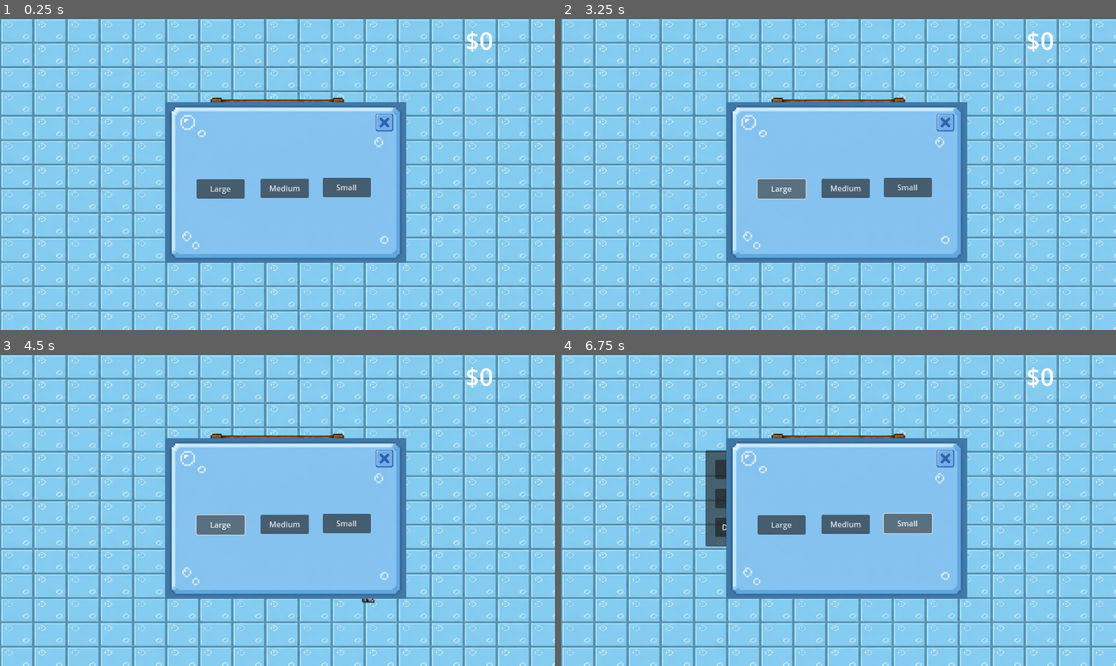
Above: before the commit, frames 1-4 (two rows, left to right).
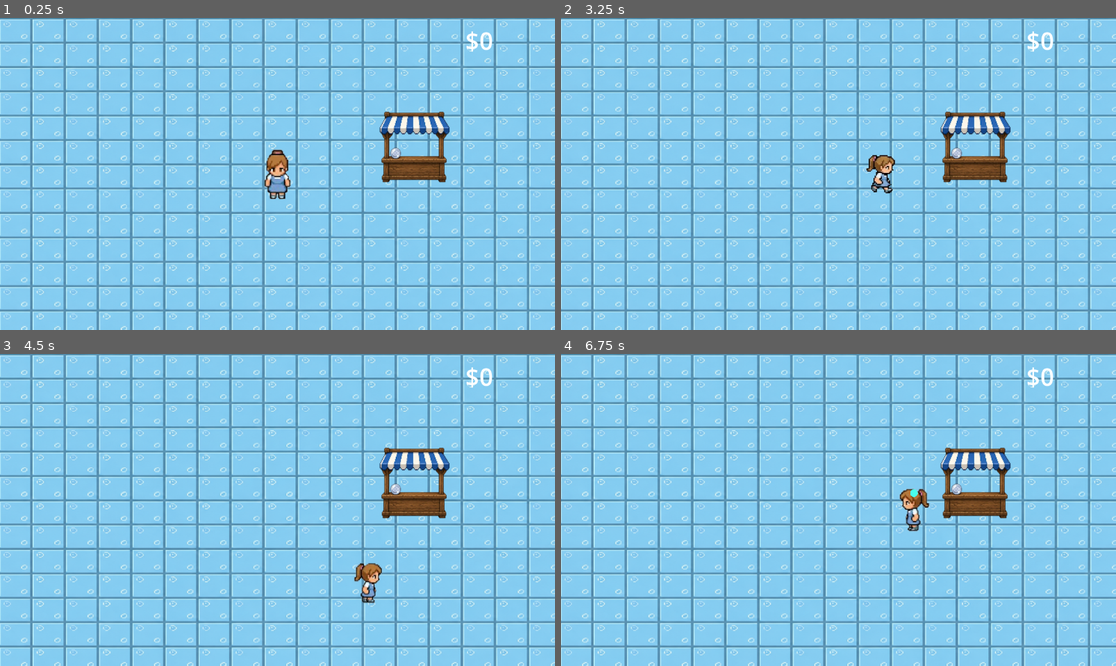
Above: after the commit, the same moments.

Repository: SofiiaKozlova/Bubble-Farm
Game: Godot game, scene res://scenes/Main.tscn
The game is run twice, just before and just after one commit, with the same random seed, the same clock (stepped at 60 frames per second) and the same inputs.
Inputs (mouse positions are in pixels of both pictures, inside the frame that each line leads up to; where the layout moved, square brackets give the same spot in the first picture):
- Up to frame 1 (0.25 s): no input
- Up to frame 2 (3.25 s): click (905, 186) at 0.5 s, where only the run before the commit has a clickable "Small"; click (844, 189) at 1.25 s, where only the run before the commit has a clickable "Medium"; click (783, 189) at 2 s, where only the run before the commit has a clickable "Large"; tap Enter at 2.75 s; hold Right (ui_right) from 2.78 s (still down); tap E (interact) at 2.85 s
- Up to frame 3 (4.5 s): release Right (ui_right) at 3.53 s; hold Down (ui_down) 3.53-4.28 s; tap E (interact) at 3.6, 4.35 s; hold Right (ui_right) from 4.28 s (still down)
- Up to frame 4 (6.75 s): release Right (ui_right) at 5.03 s; hold Up (ui_up) 5.03-5.78 s; tap E (interact) at 5.1, 5.85 s; hold Left (ui_left) 5.78-6.5 s; click (905, 516) [905, 522] at 6.5 s

The runs differ from the first frame. In frame 1, 27% of the frame differs, in the area x 0-100%, y 0-100%; in frame 2, 27%; in frame 3, 27%; in frame 4, 28%.
Error before the commit: Trying to assign value of type 'Sprite2D' to a variable of type 'Panel'. (res://scripts/BubbleStation.gd:7)

Commit message:
Update Godot project

Diff:
--- a/scenes/BubbleStation.tscn
+++ b/scenes/BubbleStation.tscn
@@ -1,19 +1,102 @@
-[gd_scene load_steps=11 format=3 uid="uid://exriuqnijb1a"]
+[gd_scene load_steps=54 format=3 uid="uid://exriuqnijb1a"]
 
 [ext_resource type="Script" uid="uid://cbw24pwsvv23m" path="res://scripts/BubbleStation.gd" id="1_script"]
 [ext_resource type="PackedScene" uid="uid://bq3v5c5hkx55h" path="res://scenes/Bubble.tscn" id="2_bubble"]
 [ext_resource type="Texture2D" uid="uid://cfw4wnomwdgkv" path="res://assets/BubbleStation.png" id="3_e5uq8"]
 [ext_resource type="Texture2D" uid="uid://cw3ll6brvkwil" path="res://assets/Panel.png" id="4_4h7jg"]
 [ext_resource type="Texture2D" uid="uid://i2longp8ptt1" path="res://assets/cross.png" id="5_e5dls"]
+[ext_resource type="Texture2D" uid="uid://d230qcgffk48p" path="res://assets/BubbleStation_smallbutton.png" id="5_sx2f2"]
+[ext_resource type="Texture2D" uid="uid://j04eud8kjogi" path="res://assets/BubbleStation_middlebutton.png" id="6_vrk30"]
+[ext_resource type="Texture2D" uid="uid://dj6k2ajne1044" path="res://assets/BubbleStation_largebutton.png" id="7_km8ng"]
 
 [sub_resource type="RectangleShape2D" id="RectangleShape2D_interaction"]
-size = Vector2(266, 313)
+size = Vector2(142, 151)
+
+[sub_resource type="StyleBoxEmpty" id="StyleBoxEmpty_3fntp"]
+
+[sub_resource type="StyleBoxEmpty" id="StyleBoxEmpty_fnloe"]
+
+[sub_resource type="StyleBoxEmpty" id="StyleBoxEmpty_gxow6"]
+
+[sub_resource type="StyleBoxEmpty" id="StyleBoxEmpty_g43sj"]
+
+[sub_resource type="StyleBoxEmpty" id="StyleBoxEmpty_xu1g0"]
+
+[sub_resource type="StyleBoxEmpty" id="StyleBoxEmpty_ekico"]
+
+[sub_resource type="StyleBoxEmpty" id="StyleBoxEmpty_ng70p"]
+
+[sub_resource type="StyleBoxEmpty" id="StyleBoxEmpty_iajb7"]
+
+[sub_resource type="StyleBoxEmpty" id="StyleBoxEmpty_qf37x"]
+
+[sub_resource type="StyleBoxEmpty" id="StyleBoxEmpty_v114c"]
+
+[sub_resource type="StyleBoxEmpty" id="StyleBoxEmpty_3b0ve"]
+
+[sub_resource type="StyleBoxEmpty" id="StyleBoxEmpty_2fmve"]
+
+[sub_resource type="StyleBoxEmpty" id="StyleBoxEmpty_u81bn"]
+
+[sub_resource type="StyleBoxEmpty" id="StyleBoxEmpty_jiklb"]
+
+[sub_resource type="StyleBoxEmpty" id="StyleBoxEmpty_cfw1d"]
+
+[sub_resource type="StyleBoxEmpty" id="StyleBoxEmpty_37wbc"]
+
+[sub_resource type="StyleBoxEmpty" id="StyleBoxEmpty_scu86"]
+
+[sub_resource type="StyleBoxEmpty" id="StyleBoxEmpty_oa6yn"]
+
+[sub_resource type="StyleBoxEmpty" id="StyleBoxEmpty_8lnb5"]
+
+[sub_resource type="StyleBoxEmpty" id="StyleBoxEmpty_rtidg"]
+
+[sub_resource type="StyleBoxEmpty" id="StyleBoxEmpty_h36fw"]
+
+[sub_resource type="StyleBoxEmpty" id="StyleBoxEmpty_kodgv"]
+
+[sub_resource type="StyleBoxEmpty" id="StyleBoxEmpty_8wf42"]
+
+[sub_resource type="StyleBoxEmpty" id="StyleBoxEmpty_jk32t"]
+
+[sub_resource type="StyleBoxEmpty" id="StyleBoxEmpty_rgo0g"]
+
+[sub_resource type="StyleBoxEmpty" id="StyleBoxEmpty_kfjd8"]
+
+[sub_resource type="StyleBoxEmpty" id="StyleBoxEmpty_61lfb"]
+
+[sub_resource type="StyleBoxEmpty" id="StyleBoxEmpty_bj7bq"]
+
+[sub_resource type="StyleBoxEmpty" id="StyleBoxEmpty_u23xo"]
+
+[sub_resource type="StyleBoxEmpty" id="StyleBoxEmpty_6j07x"]
+
+[sub_resource type="StyleBoxEmpty" id="StyleBoxEmpty_58gk2"]
+
+[sub_resource type="StyleBoxEmpty" id="StyleBoxEmpty_mxyh0"]
+
+[sub_resource type="StyleBoxEmpty" id="StyleBoxEmpty_pxsg8"]
 
 [sub_resource type="StyleBoxEmpty" id="StyleBoxEmpty_sx2f2"]
 
+[sub_resource type="StyleBoxEmpty" id="StyleBoxEmpty_alcw0"]
+
+[sub_resource type="StyleBoxEmpty" id="StyleBoxEmpty_pqall"]
+
+[sub_resource type="StyleBoxEmpty" id="StyleBoxEmpty_wq38p"]
+
+[sub_resource type="StyleBoxEmpty" id="StyleBoxEmpty_jul05"]
+
+[sub_resource type="StyleBoxEmpty" id="StyleBoxEmpty_kpw15"]
+
 [sub_resource type="StyleBoxEmpty" id="StyleBoxEmpty_vrk30"]
 
+[sub_resource type="StyleBoxEmpty" id="StyleBoxEmpty_7rmbm"]
+
 [sub_resource type="StyleBoxEmpty" id="StyleBoxEmpty_km8ng"]
+
+[sub_resource type="StyleBoxEmpty" id="StyleBoxEmpty_mah8d"]
 
 [sub_resource type="StyleBoxEmpty" id="StyleBoxEmpty_oqhdm"]
 
@@ -27,7 +110,7 @@
 [node name="InteractionArea" type="Area2D" parent="."]
 
 [node name="CollisionShape2D" type="CollisionShape2D" parent="InteractionArea"]
-position = Vector2(-2, 2.5)
+position = Vector2(-2, -0.5)
 shape = SubResource("RectangleShape2D_interaction")
 
 [node name="BubbleUI" type="CanvasLayer" parent="."]
@@ -37,25 +120,58 @@
 texture = ExtResource("4_4h7jg")
 
 [node name="SmallButton" type="Button" parent="BubbleUI/SizePanel"]
-offset_left = 77.0
-offset_top = -10.0
-offset_right = 177.0
-offset_bottom = 30.0
-text = "Small"
+offset_left = 79.0
+offset_top = -50.0
+offset_right = 189.0
+offset_bottom = 78.0
+theme_override_styles/focus = SubResource("StyleBoxEmpty_3fntp")
+theme_override_styles/disabled_mirrored = SubResource("StyleBoxEmpty_fnloe")
+theme_override_styles/disabled = SubResource("StyleBoxEmpty_gxow6")
+theme_override_styles/hover_pressed_mirrored = SubResource("StyleBoxEmpty_g43sj")
+theme_override_styles/hover_pressed = SubResource("StyleBoxEmpty_xu1g0")
+theme_override_styles/hover_mirrored = SubResource("StyleBoxEmpty_ekico")
+theme_override_styles/hover = SubResource("StyleBoxEmpty_ng70p")
+theme_override_styles/pressed_mirrored = SubResource("StyleBoxEmpty_iajb7")
+theme_override_styles/pressed = SubResource("StyleBoxEmpty_qf37x")
+theme_override_styles/normal_mirrored = SubResource("StyleBoxEmpty_v114c")
+theme_override_styles/normal = SubResource("StyleBoxEmpty_3b0ve")
+icon = ExtResource("5_sx2f2")
 
 [node name="MediumButton" type="Button" parent="BubbleUI/SizePanel"]
-offset_left = -52.0
-offset_top = -8.0
-offset_right = 48.0
-offset_bottom = 32.0
-text = "Medium"
+offset_left = -57.0
+offset_top = -51.0
+offset_right = 53.0
+offset_bottom = 77.0
+theme_override_styles/focus = SubResource("StyleBoxEmpty_2fmve")
+theme_override_styles/disabled_mirrored = SubResource("StyleBoxEmpty_u81bn")
+theme_override_styles/disabled = SubResource("StyleBoxEmpty_jiklb")
+theme_override_styles/hover_pressed_mirrored = SubResource("StyleBoxEmpty_cfw1d")
+theme_override_styles/hover_pressed = SubResource("StyleBoxEmpty_37wbc")
+theme_override_styles/hover_mirrored = SubResource("StyleBoxEmpty_scu86")
+theme_override_styles/hover = SubResource("StyleBoxEmpty_oa6yn")
+theme_override_styles/pressed_mirrored = SubResource("StyleBoxEmpty_8lnb5")
+theme_override_styles/pressed = SubResource("StyleBoxEmpty_rtidg")
+theme_override_styles/normal_mirrored = SubResource("StyleBoxEmpty_h36fw")
+theme_override_styles/normal = SubResource("StyleBoxEmpty_kodgv")
+icon = ExtResource("6_vrk30")
 
 [node name="LargeButton" type="Button" parent="BubbleUI/SizePanel"]
-offset_left = -185.0
-offset_top = -7.0
-offset_right = -85.0
-offset_bottom = 33.0
-text = "Large"
+offset_left = -190.0
+offset_top = -51.0
+offset_right = -80.0
+offset_bottom = 76.0
+theme_override_styles/focus = SubResource("StyleBoxEmpty_8wf42")
+theme_override_styles/disabled_mirrored = SubResource("StyleBoxEmpty_jk32t")
+theme_override_styles/disabled = SubResource("StyleBoxEmpty_rgo0g")
+theme_override_styles/hover_pressed_mirrored = SubResource("StyleBoxEmpty_kfjd8")
+theme_override_styles/hover_pressed = SubResource("StyleBoxEmpty_61lfb")
+theme_override_styles/hover_mirrored = SubResource("StyleBoxEmpty_bj7bq")
+theme_override_styles/hover = SubResource("StyleBoxEmpty_u23xo")
+theme_override_styles/pressed_mirrored = SubResource("StyleBoxEmpty_6j07x")
+theme_override_styles/pressed = SubResource("StyleBoxEmpty_58gk2")
+theme_override_styles/normal_mirrored = SubResource("StyleBoxEmpty_mxyh0")
+theme_override_styles/normal = SubResource("StyleBoxEmpty_pxsg8")
+icon = ExtResource("7_km8ng")
 
 [node name="CloseButton" type="Button" parent="BubbleUI/SizePanel"]
 offset_left = 185.0
@@ -63,8 +179,15 @@
 offset_right = 225.0
 offset_bottom = -105.0
 theme_override_styles/focus = SubResource("StyleBoxEmpty_sx2f2")
+theme_override_styles/disabled_mirrored = SubResource("StyleBoxEmpty_alcw0")
+theme_override_styles/disabled = SubResource("StyleBoxEmpty_pqall")
+theme_override_styles/hover_pressed_mirrored = SubResource("StyleBoxEmpty_wq38p")
+theme_override_styles/hover_pressed = SubResource("StyleBoxEmpty_jul05")
+theme_override_styles/hover_mirrored = SubResource("StyleBoxEmpty_kpw15")
 theme_override_styles/hover = SubResource("StyleBoxEmpty_vrk30")
+theme_override_styles/pressed_mirrored = SubResource("StyleBoxEmpty_7rmbm")
 theme_override_styles/pressed = SubResource("StyleBoxEmpty_km8ng")
+theme_override_styles/normal_mirrored = SubResource("StyleBoxEmpty_mah8d")
 theme_override_styles/normal = SubResource("StyleBoxEmpty_oqhdm")
 icon = ExtResource("5_e5dls")
 
--- a/scenes/Main.tscn
+++ b/scenes/Main.tscn
@@ -27,20 +27,21 @@
 
 [node name="Stations" type="Node2D" parent="Workshop"]
 
-[node name="BubbleStation" parent="Workshop/Stations" instance=ExtResource("2_0bbpv")]
-
 [node name="CustomerCounter" parent="Workshop/Stations" instance=ExtResource("3_c01mt")]
 position = Vector2(-695, 385)
 
 [node name="ShapeStation" parent="Workshop/Stations" instance=ExtResource("4_nxtc6")]
 position = Vector2(334, 83)
 
+[node name="BubbleStation" parent="Workshop/Stations" instance=ExtResource("2_0bbpv")]
+position = Vector2(285, -56)
+
 [node name="Floor" type="Node2D" parent="Workshop"]
 z_index = -10
 
 [node name="Sprite2D" type="Sprite2D" parent="Workshop/Floor"]
 z_index = -1
-position = Vector2(59.9002, 1.30656)
+position = Vector2(56, 1)
 scale = Vector2(0.828141, 0.634167)
 texture = ExtResource("3_rarhs")
 
--- a/scripts/BubbleStation.gd
+++ b/scripts/BubbleStation.gd
@@ -4,15 +4,14 @@
 
 var player_near := false
 
-@onready var size_panel: Panel = $BubbleUI/SizePanel
+@onready var size_panel: Sprite2D = $BubbleUI/SizePanel
 
 
 func _ready():
-	# Меню приховане на початку
 	size_panel.visible = false
 
-	# Початкова позиція меню на екрані
-	size_panel.position = Vector2(300, 200)
+	# Центр екрана
+	size_panel.position = get_viewport_rect().size / 2
 
 
 func _process(_delta):
Binary file changed: assets/BubbleStation.png
Binary file added: assets/BubbleStation_largebutton.png
Not shown, added: assets/BubbleStation_largebutton.png.import
Binary file added: assets/BubbleStation_middlebutton.png
Not shown, added: assets/BubbleStation_middlebutton.png.import
Binary file added: assets/BubbleStation_smallbutton.png
Not shown, added: assets/BubbleStation_smallbutton.png.import
Binary file added: scenes/BubbleStation_largebutton.png
Not shown, added: scenes/BubbleStation_largebutton.png.import
Not shown: 1 places in scenes/Main.tscn that only renumber resources
